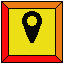
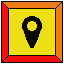
Two versions of the same layered image (64×64). Layer-by-layer changes:
painted on "Layer 2" over [11, 9, 51, 48]
